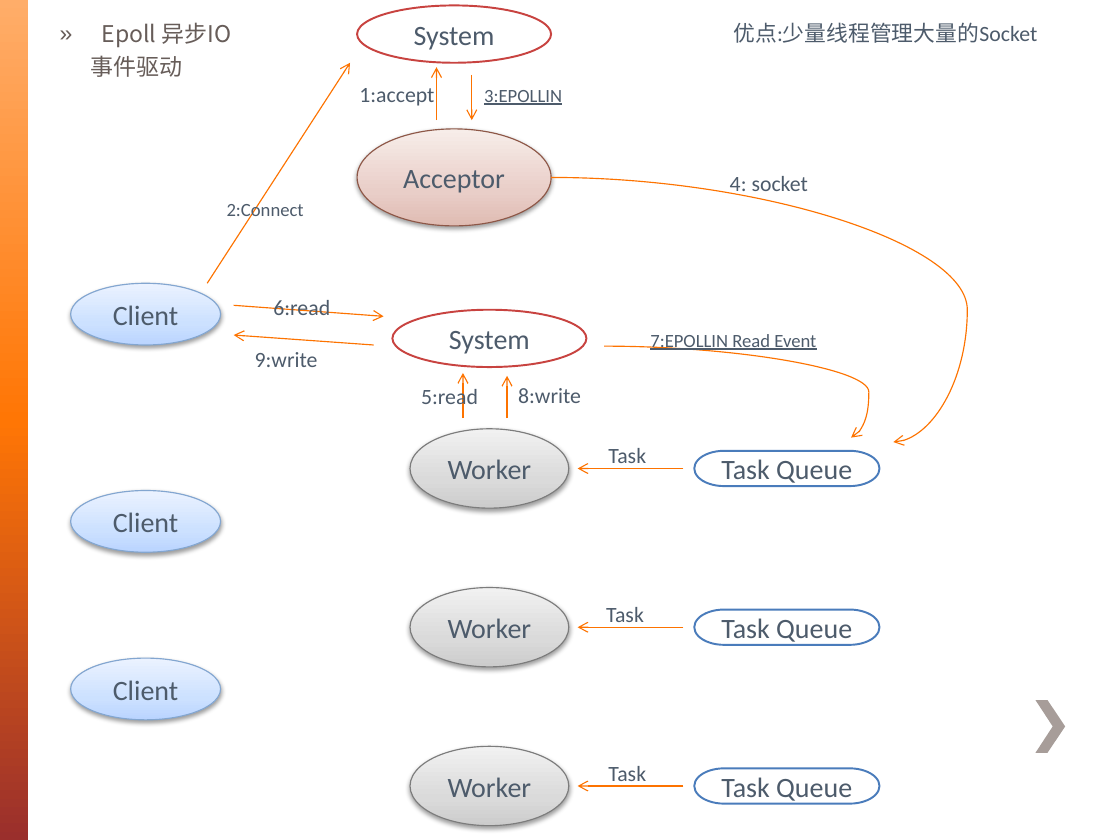
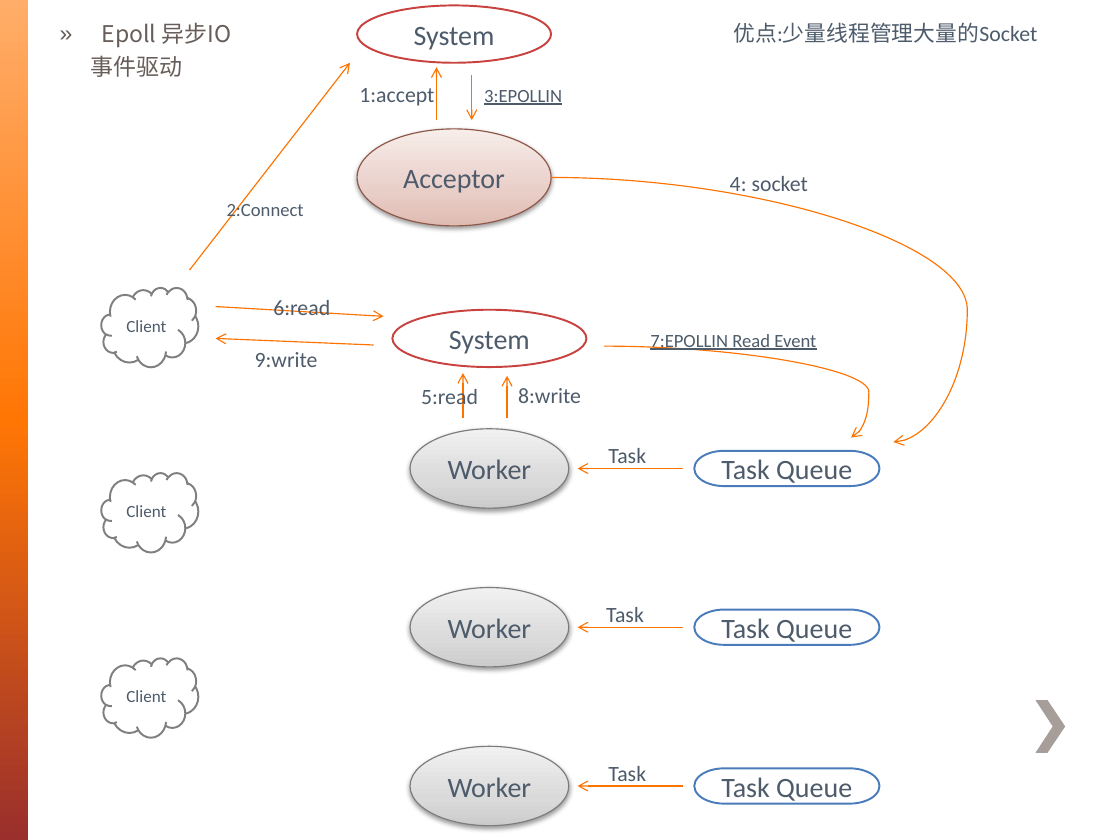
Before and after one commit to irelandKen/JNetty, a slide deck: slide 6 of doc/Netty分析3.pptx. Drawn at 1120x840 pixels with LibreOffice and Linux fonts; fonts in the diff are those of the drawing; background and template pictures are left out. Boxes give left, top, right and bottom in pixels: in the first picture for what was removed or moved away, otherwise in the second. Text is boxed around its words. In the diff, an @@ line names an element or a change of style, - is before the commit and + after.

```diff
--- a/doc/Netty分析3.pptx
+++ b/doc/Netty分析3.pptx
@@ arrow moved from (207, 283) - (351, 63) to (189, 270) - (351, 63) @@
@@ size 18 to 11 pt; ellipse to cloud; fill gradient #BAD6FF to #CEE1FF to #ECF3FF to #FFFFFF; outline #84A6D0 0.75 pt to #7F7F7F 1.25 pt; shadow off in 3 elements at box(102, 473, 199, 552), box(102, 659, 199, 738), box(102, 288, 199, 367) @@
@@ cloud "Client": place and size @@
-cloud "Client" at box(71, 283, 221, 345)
+cloud "Client" at box(102, 288, 199, 367)
@@ arrow moved from (234, 306) - (384, 316) to (215, 307) - (384, 316) @@
@@ arrow moved from (374, 345) - (234, 335) to (374, 345) - (215, 338) @@
@@ cloud "Client": place and size @@
-cloud "Client" at box(71, 491, 221, 552)
+cloud "Client" at box(102, 473, 199, 552)
@@ cloud "Client": place and size @@
-cloud "Client" at box(71, 659, 221, 720)
+cloud "Client" at box(102, 659, 199, 738)
```
Also in this commit, not shown: 2 other slides changed, 1 slide added.
